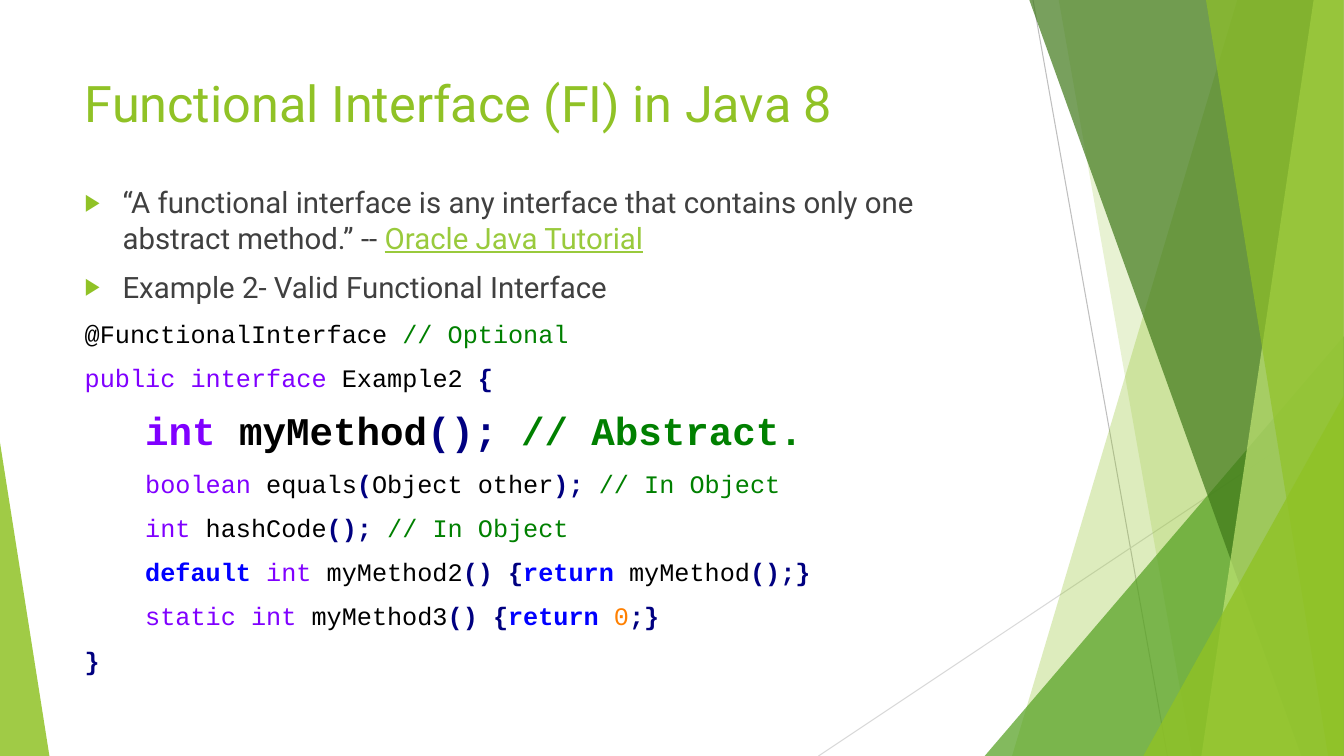
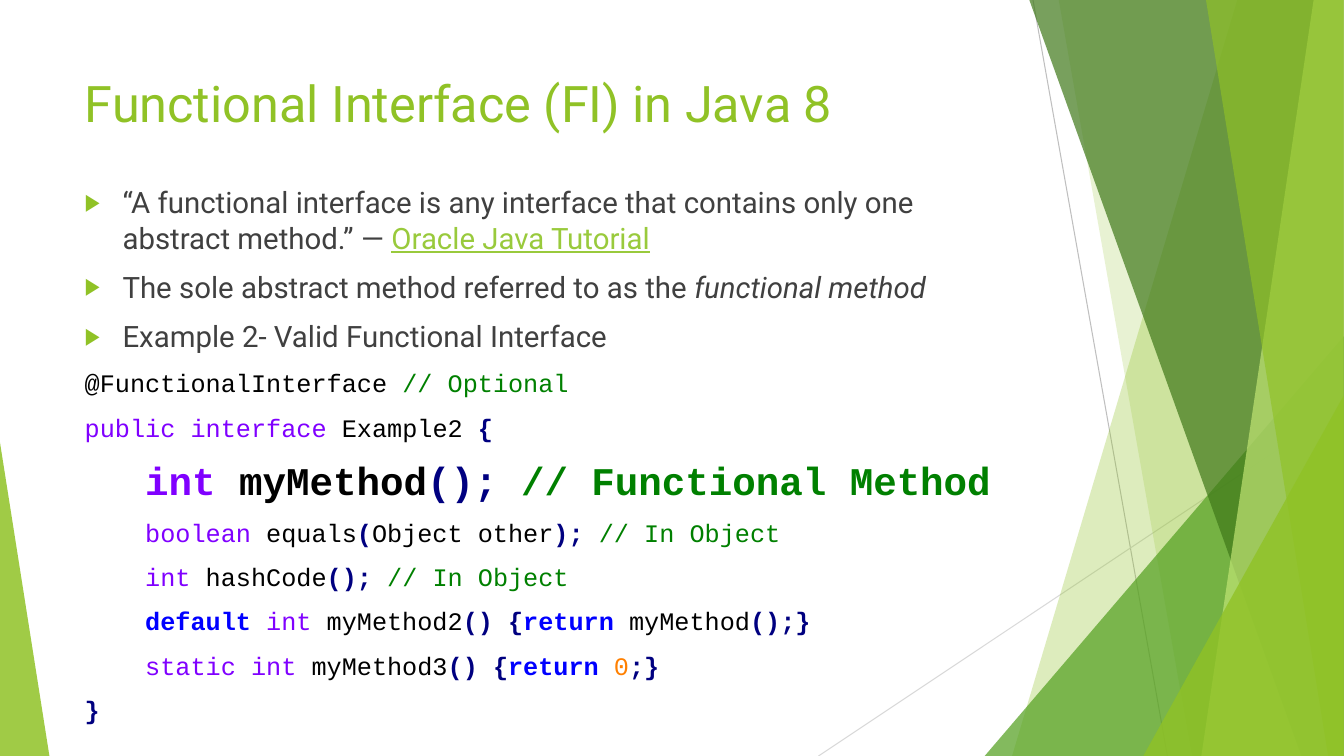
Before and after one commit to RichardRoda/2017-CodePaLOUsa-Lambda, a slide deck: slide 5 of Learning to Love the Lambda in the Stream.pptx. Drawn at 1344x756 pixels with LibreOffice and Linux fonts; fonts in the diff are those of the drawing. Boxes give left, top, right and bottom in pixels: in the first picture for what was removed or moved away, otherwise in the second. Text is boxed around its words. In the diff, an @@ line names an element or a change of style, - is before the commit and + after.

Commit message:
Clean up lambdas - consistently refer to single abstract method as functional method to be consistent with Oracle's Javadoc.  Add the Comparator as a key functional interface since it is used to control stream sorting.

```diff
--- a/Learning to Love the Lambda in the Stream.pptx
+++ b/Learning to Love the Lambda in the Stream.pptx
@@ text at [123, 190, 925, 299]: text changed @@
-▶ “A functional interface is any interface that contains only one abstract method.” -- Oracle Java Tutorial
+▶ “A functional interface is any interface that contains only one abstract method.” — Oracle Java Tutorial
+▶ The sole abstract method referred to as the functional method
@@ text at [145, 467, 991, 503]: text changed @@
-int myMethod(); // Abstract.
+int myMethod(); // Functional Method
```
Also in this commit, not shown: 4 other slides changed, 1 slide added, 4 other files.
